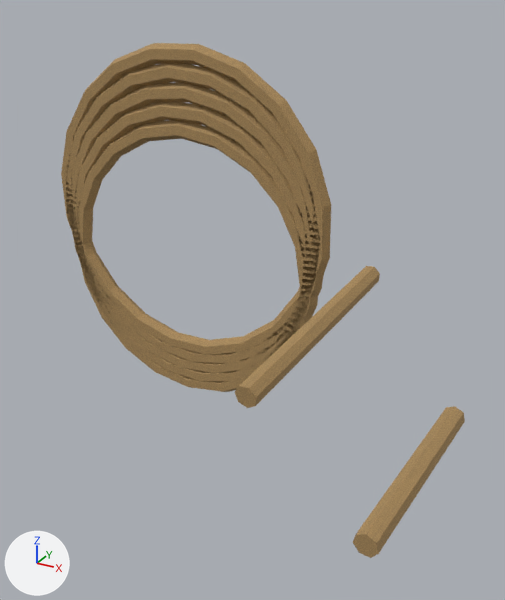
Renders of the OBJ model Assets/ProjectOEN/ProductionArt/Meshes/props_tools/pr-002_rope_coil__placed.obj from each side of a commit.
The view is the same before and after, from a camera (50 mm lens) standing at (0.757, -1.101, 0.563) and looking at (0.198, -0.086, 0.056). The lights are fixed; the arrows at lower left show +X, +Y and +Z. The picture after the commit comes second. Where no turn or scale is listed for an object, it has been applied to the vertices. Vertices at exactly the same position are counted once.

Objects in the first picture: 'pr-002_rope_coil__placed'.
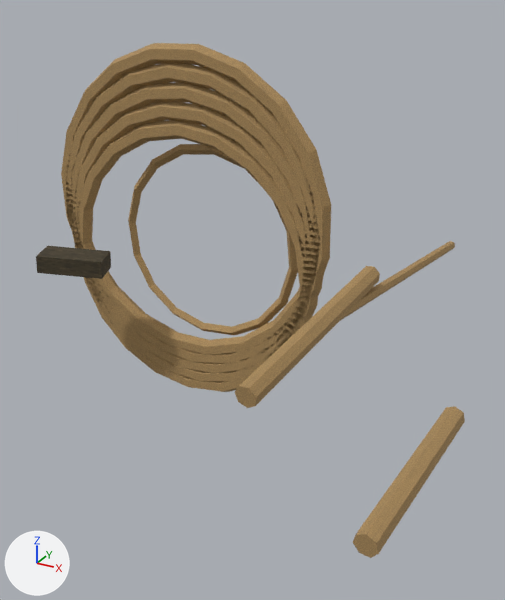
Boxes [x1, y1, x2, y2] around the edits, measured in the pictures (505 x 600 px):
```json
{"object": "pr-002_rope_coil__placed", "change": "reshaped", "before": [61, 43, 465, 558], "after": [36, 43, 465, 558], "on screen": "6% wider"}
{"part": 1, "of": "me_pr_002_rope_coil__placed", "change": "added", "after": [128, 144, 298, 335]}
{"part": 2, "of": "me_pr_002_rope_coil__placed", "change": "added", "after": [335, 241, 455, 323]}
{"part": 3, "of": "me_pr_002_rope_coil__placed", "change": "added", "after": [36, 246, 111, 279], "on screen": "brown"}
```

The change, as JSON lines over the scene's bpy script:
```json
{"op": "add", "block": "img_mud_albedo_png", "code": ["img_mud_albedo_png = load_image('mud_albedo.png', '../../Materials/Textures/mud_albedo.png', 1024, 1024, 'sRGB')"]}
{"op": "add", "block": "mat_mud", "code": ["mat_mud = principled_material('Mud')", "mat_mud.texture = img_mud_albedo_png", "mat_mud.roughness = 0.89"]}
{"block": "me_pr_002_rope_coil__placed", "where": "# used by ob_pr_002_rope_coil__placed; location = (0.0, 0.0, 0.0)"}
{"block": "me_pr_002_rope_coil__placed", "where": "# verts and faces of me_pr_002_rope_coil__placed; kept vertices keep their numbers, new ones are numbered from 632"}
{"op": "remove", "block": "me_pr_002_rope_coil__placed", "code": "me_pr_002_rope_coil__placed.from_pydata(...)  # 632 vertices, 1256 faces; spans x -0.309..0.626, y -0.556..0.016, z -0.228..0.481"}
{"op": "add", "block": "me_pr_002_rope_coil__placed", "code": "me_pr_002_rope_coil__placed.from_pydata(...)  # 718 vertices, 1420 faces; spans x -0.309..0.626, y -0.556..0.411, z -0.228..0.481"}
{"block": "me_pr_002_rope_coil__placed", "change": "me_pr_002_rope_coil__placed part 1: a new loose piece of 64 vertices spanning x -0.159..0.239, y 0.01..0.03, z -0.094..0.304, in mat_rope (picture img_rope_albedo_png)"}
{"block": "me_pr_002_rope_coil__placed", "change": "me_pr_002_rope_coil__placed part 2: a new loose piece of 14 vertices spanning x 0.369..0.441, y -0.161..0.411, z 0.038..0.097, in mat_rope (picture img_rope_albedo_png)"}
{"block": "me_pr_002_rope_coil__placed", "change": "me_pr_002_rope_coil__placed part 3"}
{"op": "add", "block": "me_pr_002_rope_coil__placed", "code": "verts[632] = (-0.252, -0.127, 0.061)"}
{"op": "add", "block": "me_pr_002_rope_coil__placed", "code": "verts[633] = (-0.25, -0.127, 0.096)  # pixel (47, 245)"}
{"op": "add", "block": "me_pr_002_rope_coil__placed", "code": "verts[634] = (-0.23, -0.182, 0.06)  # pixel (37, 272)"}
{"op": "add", "block": "me_pr_002_rope_coil__placed", "code": "verts[635] = (-0.228, -0.182, 0.095)  # pixel (35, 256)"}
{"op": "add", "block": "me_pr_002_rope_coil__placed", "code": "for new, old in zip([*range(636, 640)], [*range(632, 636)]): verts[new] = verts[old] + (0.12, 0.049, -0.006)"}
{"op": "add", "block": "me_pr_002_rope_coil__placed", "code": "faces += [(632, 636, 637), (632, 637, 633), (634, 635, 638), (635, 639, 638), (632, 633, 634), (633, 635, 634)]  # mat_mud (picture img_mud_albedo_png)"}
{"op": "add", "block": "me_pr_002_rope_coil__placed", "code": "faces += [(636, 638, 639), (636, 639, 637), (633, 637, 639), (633, 639, 635), (634, 638, 636), (632, 634, 636)]  # mat_mud (picture img_mud_albedo_png)"}
{"op": "add", "block": "me_pr_002_rope_coil__placed", "code": "me_pr_002_rope_coil__placed.materials.append(mat_mud)  # picture img_mud_albedo_png"}
```
